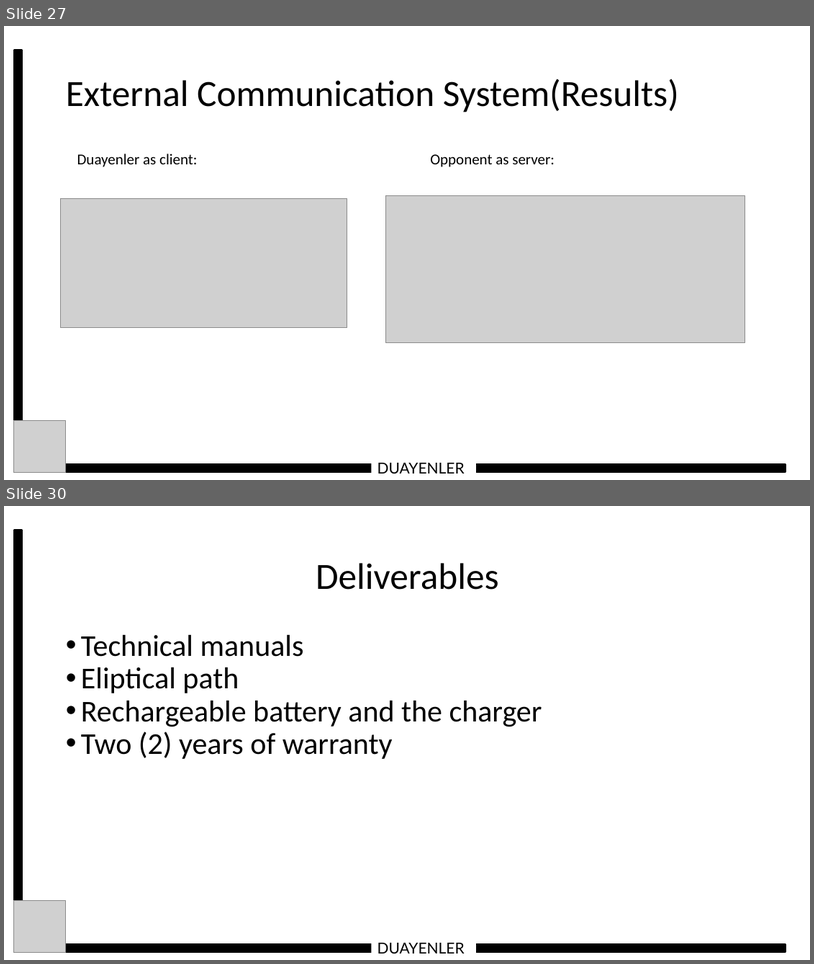
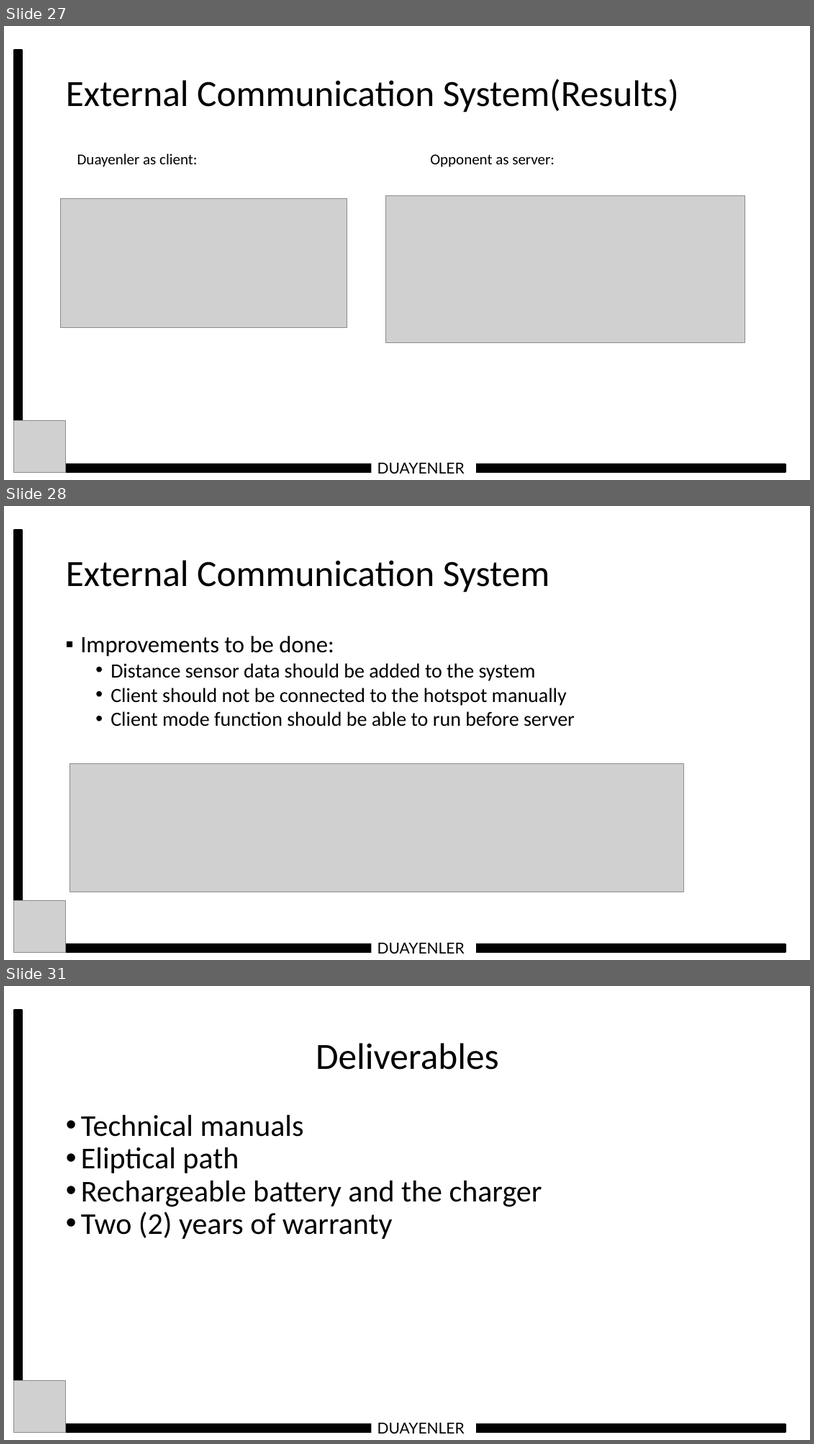
Before and after one commit to temurtas/Capstone_Duayenler, a slide deck: reports/conceptual_presentation/Duayenler_Conceptual_Presentation_son.pptx. Shown one above the other, each under a label of ours: slides 27 and 30 before the commit, slides 27, 28 and 31 after it; the slides between them are not shown. The pictures are 814x964 and 814x1444 pixels, drawn with LibreOffice and Linux fonts; fonts in the diff are those of the drawing; grey boxes stand for pictures. Boxes give left, top, right and bottom in pixels: in the first picture for what was removed or moved away, otherwise in the second. Text is boxed around its words. In the diff, an @@ line names an element or a change of style, - is before the commit and + after.

```diff
--- a/reports/conceptual_presentation/Duayenler_Conceptual_Presentation_son.pptx
+++ b/reports/conceptual_presentation/Duayenler_Conceptual_Presentation_son.pptx
@@ slide 28 added at [4, 506, 810, 960], background #FFFFFF @@
@@ rectangle added at [13, 530, 21, 929], fill #000000, outline #000000 2 pt @@
@@ text added at [66, 560, 550, 592], 44 pt, text #000000 @@
+External Communication System
@@ text added at [80, 636, 575, 726], 24 pt, text #000000 @@
+▪ Improvements to be done:
+  • Distance sensor data should be added to the system
+  • Client should not be connected to the hotspot manually
+  • Client mode function should be able to run before server
@@ picture added at [70, 764, 684, 891] @@
@@ picture added at [13, 901, 66, 952] @@
@@ rectangle added at [37, 944, 786, 952], fill #000000, outline #000000 2 pt @@
@@ text added at [378, 942, 465, 953], 18 pt, text #000000 @@
+DUAYENLER
@@ what was slide 30 is now slide 31 @@
```
Also in this commit, not shown: 4 slides changed.
